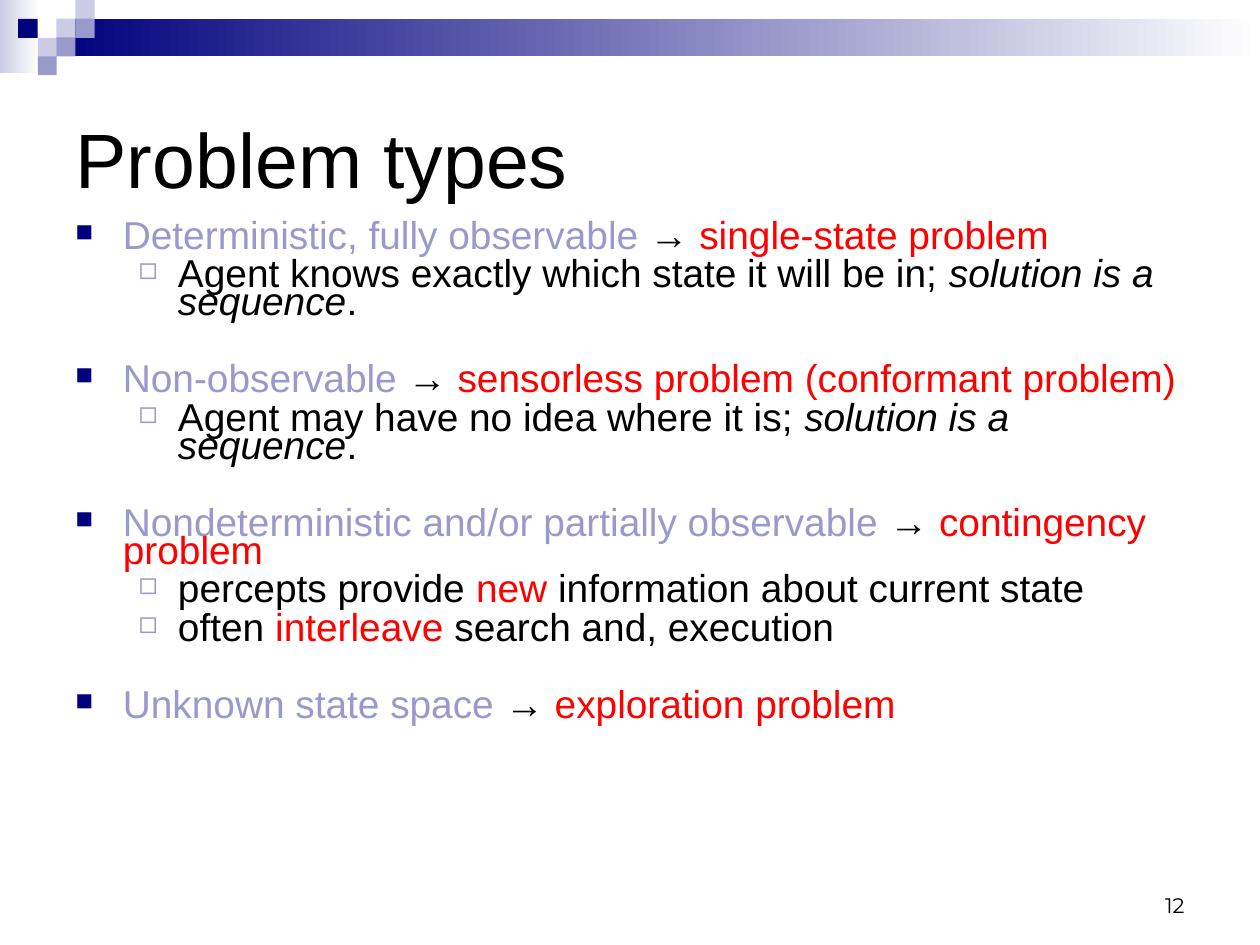
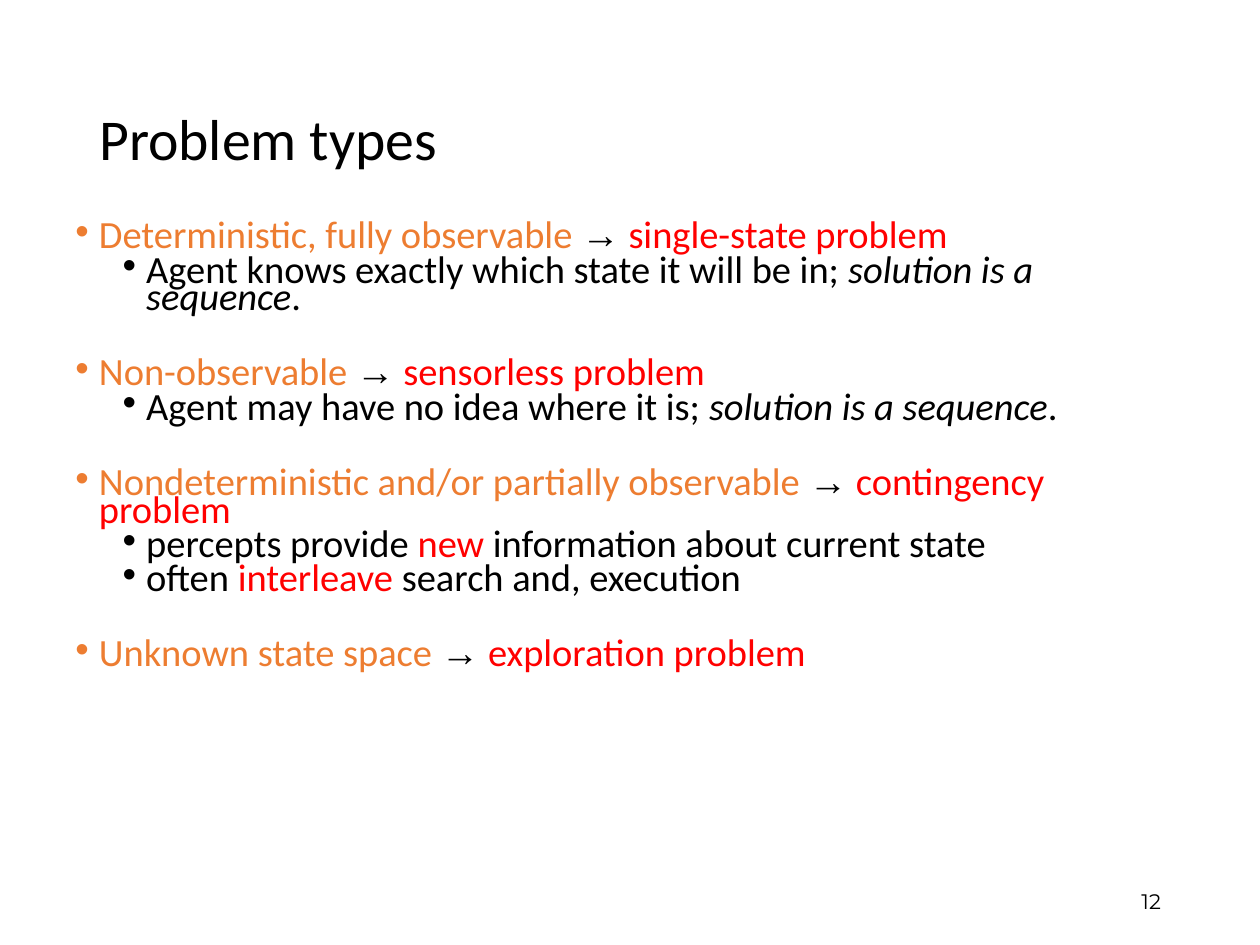
Before and after one commit to jayurbain/artificial-intelligence, a slide deck: slide 12 of slides/m3-search.ppt. Drawn at 1260x945 pixels with LibreOffice and Linux fonts; fonts in the diff are those of the drawing. Boxes give left, top, right and bottom in pixels: in the first picture for what was removed or moved away, otherwise in the second. Text is boxed around its words. In the diff, an @@ line names an element or a change of style, - is before the commit and + after.

Commit message:
assignment prob set 2 update and search slide update

```diff
--- a/slides/m3-search.ppt
+++ b/slides/m3-search.ppt
@@ group removed at [0,0,1260,76]: 9 rectangles @@
@@ title "Problem types": place and size @@
-title "Problem types" at [76,132,567,203]
+title "Problem types" at [99,120,437,170]
@@ title "Problem types" at [99,120,437,170]: size 44 to 33 pt, font Arial to Calibri; line spacing 1 to 0.9 @@
@@ text at [99,221,1058,673]: size 22.2 to 22 pt, font Arial to Calibri; text colour #9999CC to #ED7D31 in "Deterministic, fully observable", "Nondeterministic and/or partially observable", "Unknown state space"; bullet ■ to •; more space between paragraphs; bullet colour #00007D to #ED7D31; bullet ◻ to •; less space between paragraphs; bullet colour #9999CC to #000000 @@
@@ text at [99,358,705,395]: text changed; size 22.2 to 22 pt; font Arial to Calibri @@
-■ Non-observable → sensorless problem (conformant problem)
+• Non-observable → sensorless problem
@@ page number: place and size @@
-page number at [1165,898,1184,913]
+page number at [1141,894,1160,909]
@@ page number at [1141,894,1160,909]: vertical alignment bottom to middle @@
```
Also in this commit, not shown: 69 other slides changed, 5 other files.
